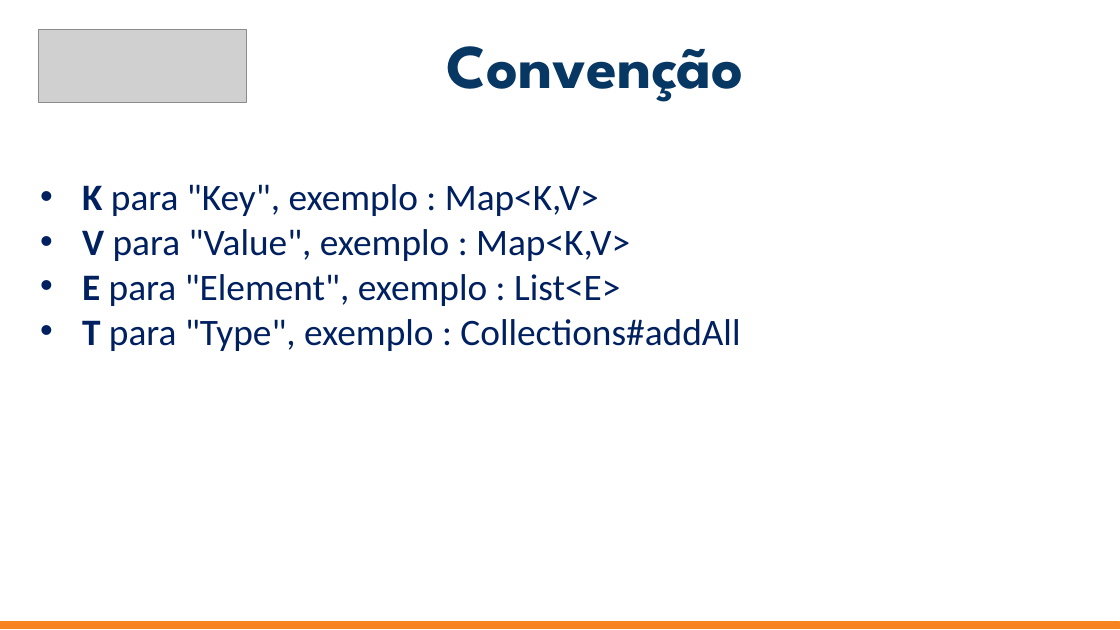
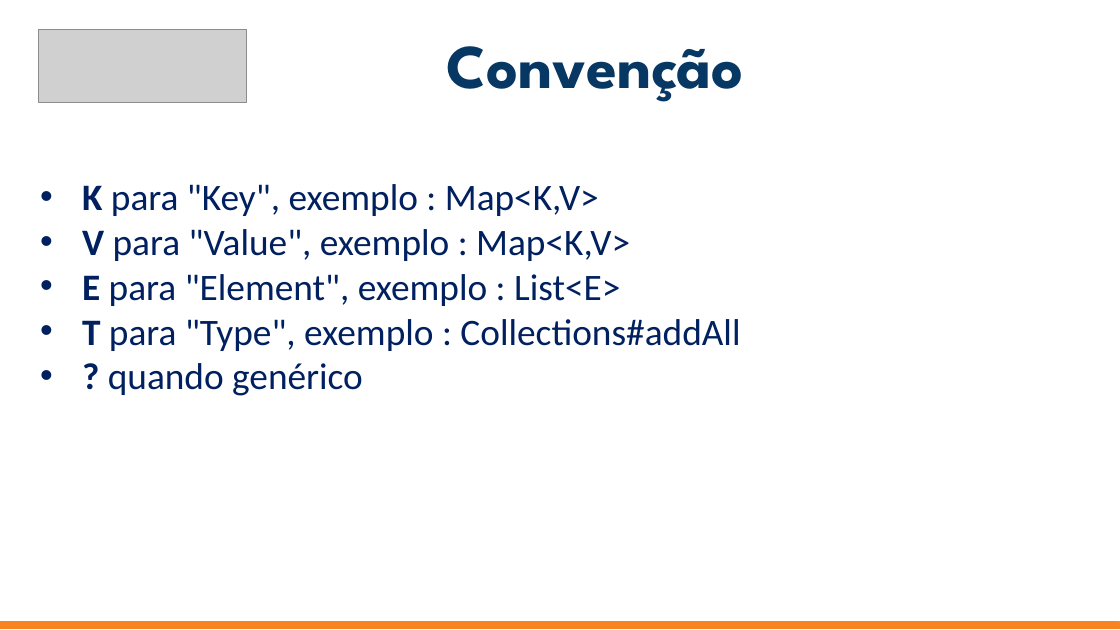
Before and after one commit to jrdutra/estruturaDeDadosJavaDio, a slide deck: slide 8 of apresentacoes/Aula1/Etapa6-GenericsEmJava/Etapa6.pptx (slide 7 before the commit). Drawn at 1120x630 pixels with LibreOffice and Linux fonts; fonts in the diff are those of the drawing; grey boxes stand for pictures. Boxes give left, top, right and bottom in pixels: in the first picture for what was removed or moved away, otherwise in the second. Text is boxed around its words. In the diff, an @@ line names an element or a change of style, - is before the commit and + after.

```diff
--- a/apresentacoes/Aula1/Etapa6-GenericsEmJava/Etapa6.pptx
+++ b/apresentacoes/Aula1/Etapa6-GenericsEmJava/Etapa6.pptx
@@ text at <box>108,363,363,396</box>: paragraph added @@
+• ? quando genérico
```
Also in this commit, not shown: 6 other slides changed, 1 slide added, 23 other files.
